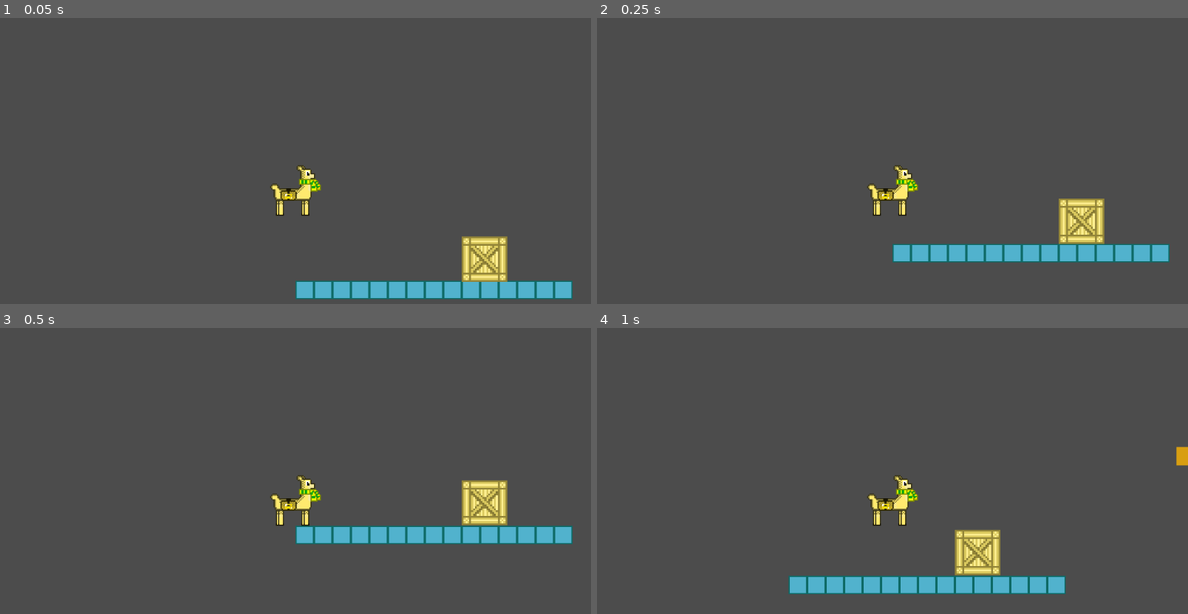
Above: before the commit, frames 1-4 (two rows, left to right).
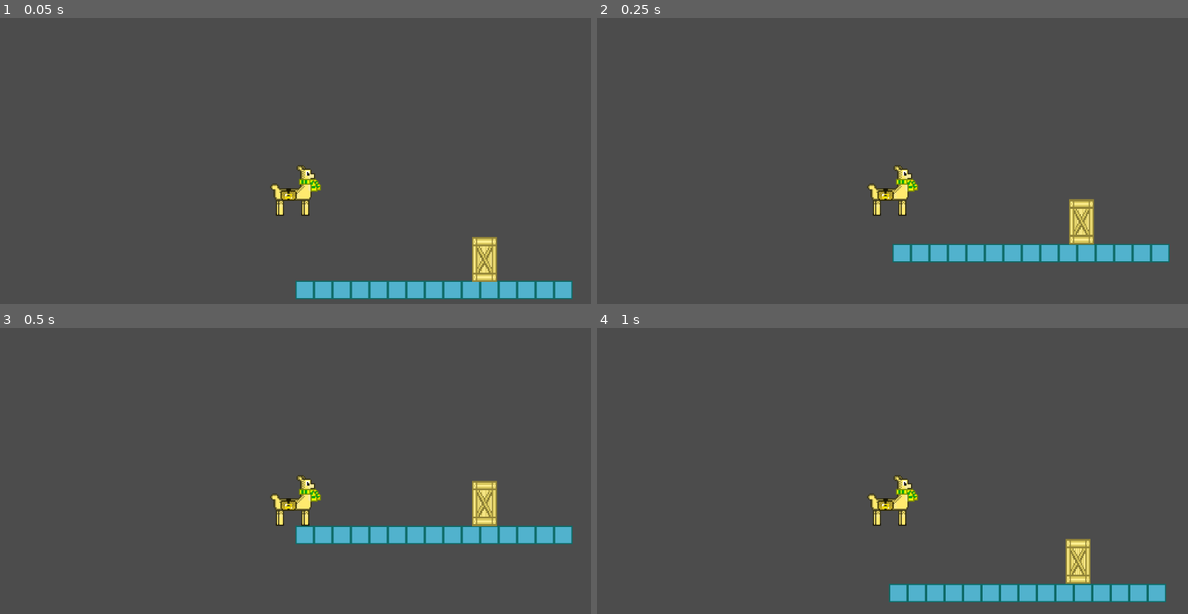
Above: after the commit, the same moments.

Repository: LeoDog896/Llama-Zips
Game: Godot game, scene res://Templates/LevelTemplate.tscn
Two runs of this game, one before a commit and one after it. Both use one fixed random seed, a clock stepped at 60 frames per second and the inputs below.
Inputs (mouse positions are in pixels of both pictures, inside the frame that each line leads up to):
- Up to frame 1 (0.05 s): no input
- Up to frame 2 (0.25 s): no input
- Up to frame 3 (0.5 s): no input
- Up to frame 4 (1 s): tap Enter at 0.5 s; move the mouse to (1022, 482) at 0.52 s; hold Right (ui_right) from 0.53 s (still down); tap Tab (grapple, bound only after the commit) at 0.6 s; tap Space (jump) at 0.77 s

The runs differ from the first frame. In frame 1, 0.9% of the frame differs, in the area x 78-86%, y 76-93%; in frame 2, 1.0%; in frame 3, 1.0%; in frame 4, 6.4%, in the area x 32-100%, y 41-96%.

Commit message:
extended ground

Diff:
--- a/Templates/LevelTemplate.tscn
+++ b/Templates/LevelTemplate.tscn
@@ -23,6 +23,11 @@
 0/tile_mode = 0
 0/occluder_offset = Vector2( 0, 0 )
 0/navigation_offset = Vector2( 0, 0 )
+0/shape_offset = Vector2( 0, 0 )
+0/shape_transform = Transform2D( 1, 0, 0, 1, 0, 0 )
+0/shape = SubResource( 1 )
+0/shape_one_way = false
+0/shape_one_way_margin = 1.0
 0/shapes = [ {
 "autotile_coord": Vector2( 0, 0 ),
 "one_way": false,
@@ -40,6 +45,11 @@
 1/occluder_offset = Vector2( 0, 0 )
 1/occluder = SubResource( 2 )
 1/navigation_offset = Vector2( 0, 0 )
+1/shape_offset = Vector2( 0, 0 )
+1/shape_transform = Transform2D( 1, 0, 0, 1, 0, 0 )
+1/shape = SubResource( 3 )
+1/shape_one_way = false
+1/shape_one_way_margin = 1.0
 1/shapes = [ {
 "autotile_coord": Vector2( 0, 0 ),
 "one_way": false,
--- a/Utils/crate.tscn
+++ b/Utils/crate.tscn
@@ -3,15 +3,18 @@
 [ext_resource path="res://Crate.png" type="Texture" id=1]
 
 [sub_resource type="RectangleShape2D" id=1]
-extents = Vector2( 39.6088, 39.2208 )
+extents = Vector2( 11.891, 39 )
 
 [node name="RigidBody2D" type="RigidBody2D"]
+position = Vector2( 244.282, -37.0124 )
+scale = Vector2( 1.8, 1 )
 
 [node name="Sprite" type="Sprite" parent="."]
 position = Vector2( 0.0519257, 0.896072 )
-scale = Vector2( 3.27269, 3.27269 )
+scale = Vector2( 1.8, 3.27269 )
 texture = ExtResource( 1 )
 
 [node name="CollisionShape2D" type="CollisionShape2D" parent="."]
-position = Vector2( 0, 2 )
+position = Vector2( 0, 1 )
+scale = Vector2( 1.8, 1 )
 shape = SubResource( 1 )
--- a/project.godot
+++ b/project.godot
@@ -42,11 +42,10 @@
 }
 grapple={
 "deadzone": 0.5,
-"events": [ Object(InputEventMouseButton,"resource_local_to_scene":false,"resource_name":"","device":0,"alt":false,"shift":false,"control":false,"meta":false,"command":false,"button_mask":0,"position":Vector2( 0, 0 ),"global_position":Vector2( 0, 0 ),"factor":1.0,"button_index":1,"pressed":false,"doubleclick":false,"script":null)
+"events": [ Object(InputEventKey,"resource_local_to_scene":false,"resource_name":"","device":0,"alt":false,"shift":false,"control":false,"meta":false,"command":false,"pressed":false,"scancode":16777218,"unicode":0,"echo":false,"script":null)
  ]
 }
 
 [rendering]
 
-quality/2d/use_pixel_snap=true
 environment/default_environment="res://default_env.tres"
